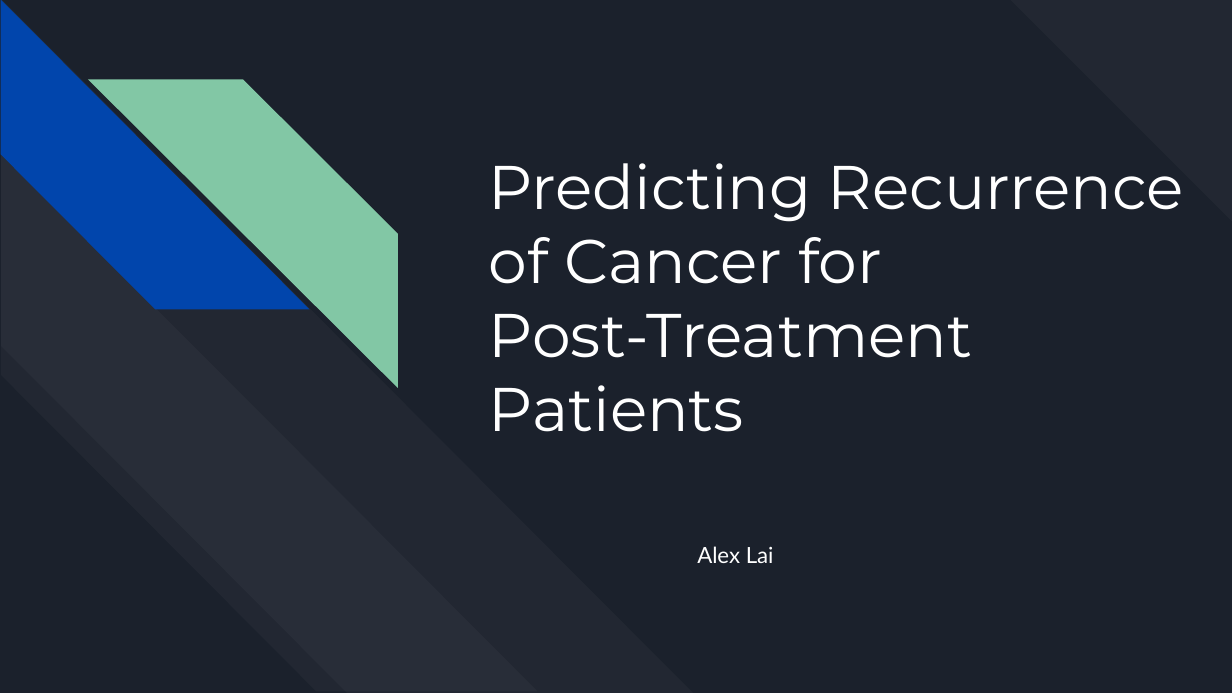
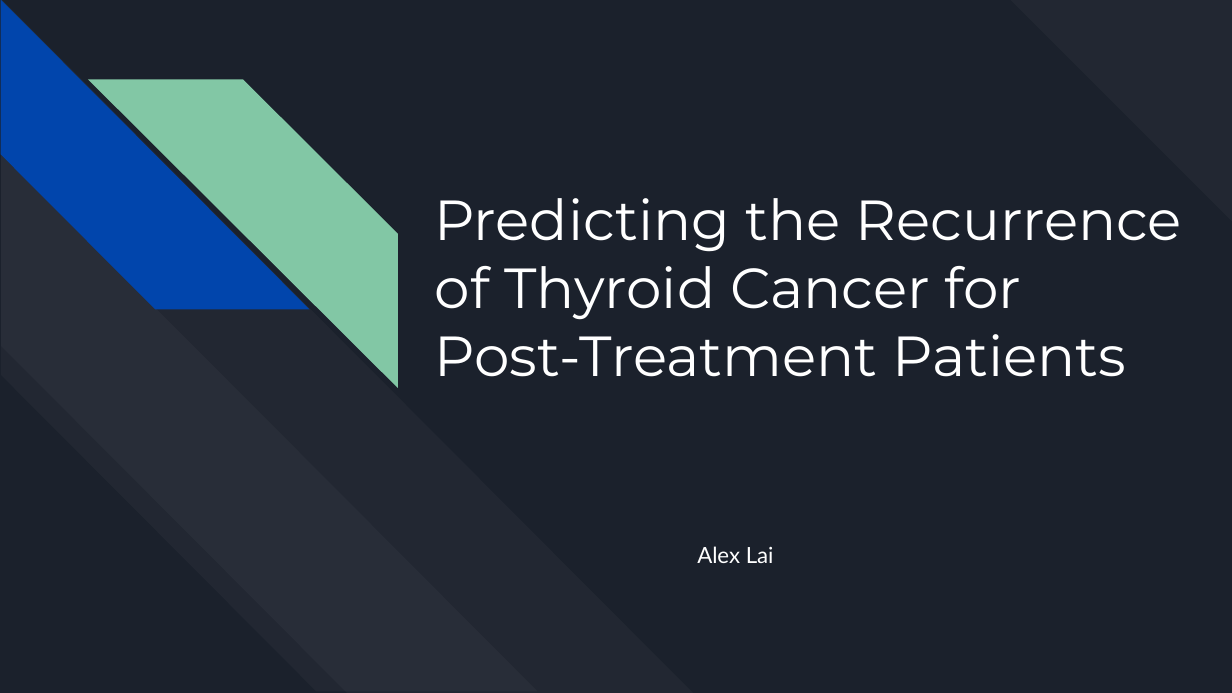
Before and after one commit to madmaxtoastflytiger/CaptStone2-Thyroid-Disease, a slide deck: slide 1 of Capstone 2 Presentation.pptx. Drawn at 1232x693 pixels with LibreOffice and Linux fonts; fonts in the diff are those of the drawing. Boxes give left, top, right and bottom in pixels: in the first picture for what was removed or moved away, otherwise in the second. Text is boxed around its words. In the diff, an @@ line names an element or a change of style, - is before the commit and + after.

```diff
--- a/Capstone 2 Presentation.pptx
+++ b/Capstone 2 Presentation.pptx
@@ title at (435, 198, 1181, 377): text changed; size 36 to 33 pt @@
-Predicting Recurrence of Cancer for
-Post-Treatment
-Patients
+Predicting the Recurrence
+of Thyroid Cancer for
+Post-Treatment Patients
```
Also in this commit, not shown: 7 other files.
